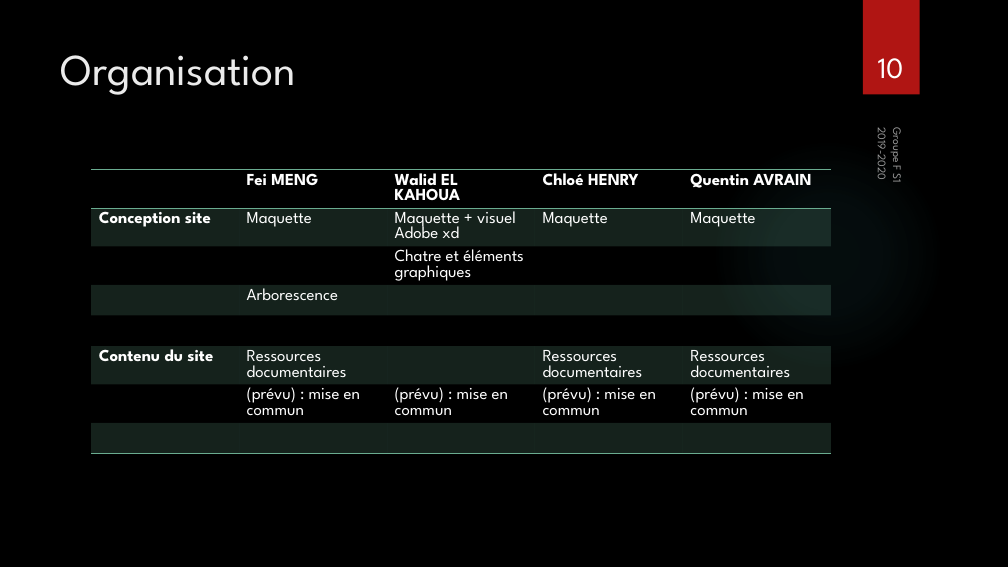
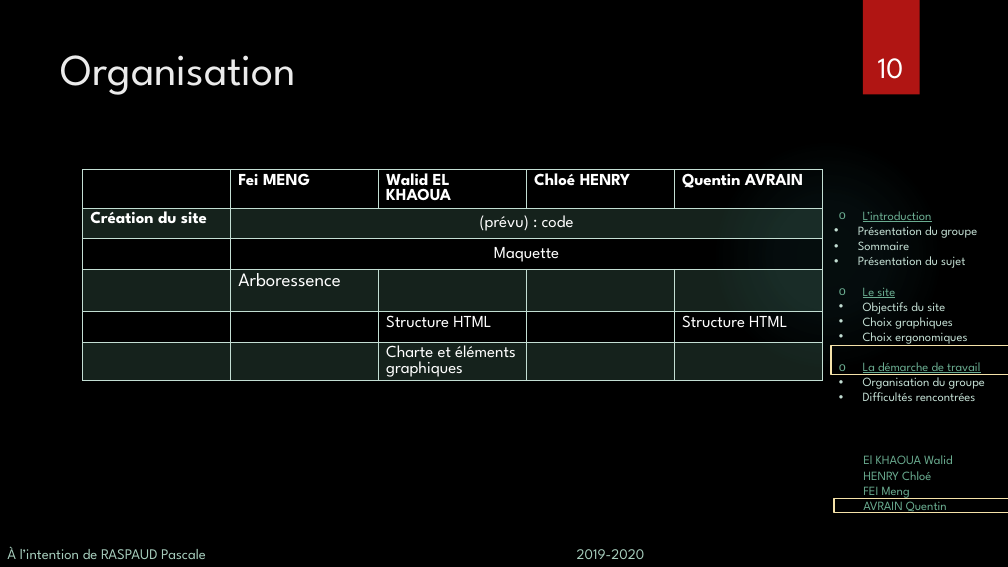
Before and after one commit to wldl/ptut, a slide deck: slide 10 of soutenance/Soutenance.pptx. Drawn at 1008x567 pixels with LibreOffice and Linux fonts; fonts in the diff are those of the drawing; background and template pictures are left out. Boxes give left, top, right and bottom in pixels: in the first picture for what was removed or moved away, otherwise in the second. Text is boxed around its words. In the diff, an @@ line names an element or a change of style, - is before the commit and + after.

```diff
--- a/soutenance/Soutenance.pptx
+++ b/soutenance/Soutenance.pptx
@@ text removed at (x1=874, y1=132, x2=891, y2=179) @@
-2019-2020
@@ text removed at (x1=889, y1=130, x2=906, y2=182) @@
-Groupe F S1
@@ table at (x1=83, y1=169, x2=824, y2=430) @@
-row 1:  | Fei MENG | Walid EL KAHOUA | Chloé HENRY | Quentin AVRAIN
-row 2: Conception site | Maquette | Maquette + visuel Adobe xd | Maquette | Maquette
-row 3:  |  | Chatre et éléments graphiques |  | 
-row 4:  | Arborescence |  |  | 
-row 5:  |  |  |  | 
-row 6: Contenu du site | Ressources documentaires |  | Ressources documentaires | Ressources documentaires
-row 7:  | (prévu) : mise en commun | (prévu) : mise en commun | (prévu) : mise en commun | (prévu) : mise en commun
-row 8:  |  |  |  | 
+row 1:  | Fei MENG | Walid EL KHAOUA | Chloé HENRY | Quentin AVRAIN
+row 2: Création du site | (prévu) : code |  |  | 
+row 3:  | Maquette |  |  | 
+row 4:  | Arboressence |  |  | 
+row 5:  |  | Structure HTML |  | Structure HTML
+row 6:  |  | Charte et éléments graphiques |  | 
@@ table resized from (x1=91, y1=169, x2=833, y2=521) to (x1=83, y1=169, x2=824, y2=430) @@
@@ text added at (x1=858, y1=211, x2=985, y2=401), 12 pt, text #C3DED3 @@
+  o L’introduction
+  • Présentation du groupe
+  • Sommaire
+  • Présentation du sujet
+  o Le site
+  • Objectifs du site
+  • Choix graphiques
+  • Choix ergonomiques
+  o La démarche de travail
+  • Organisation du groupe
+  • Difficultés rencontrées
@@ rectangle added at (x1=831, y1=346, x2=1008, y2=375), outline #F5E2A9 1.5 pt @@
@@ text added at (x1=863, y1=455, x2=953, y2=513), 12 pt, text #6AAC90 @@
+El KHAOUA Walid
+HENRY Chloé
+FEI Meng
+AVRAIN Quentin
@@ rectangle added at (x1=834, y1=498, x2=1008, y2=512), outline #F5E2A9 1.5 pt @@
@@ text added at (x1=7, y1=546, x2=645, y2=559), 14 pt, text #A6CDBC @@
+À l’intention de RASPAUD Pascale 2019-2020
```
Also in this commit, not shown: 10 other slides changed, 1 slide added, 1 slide removed, 3 other files.
